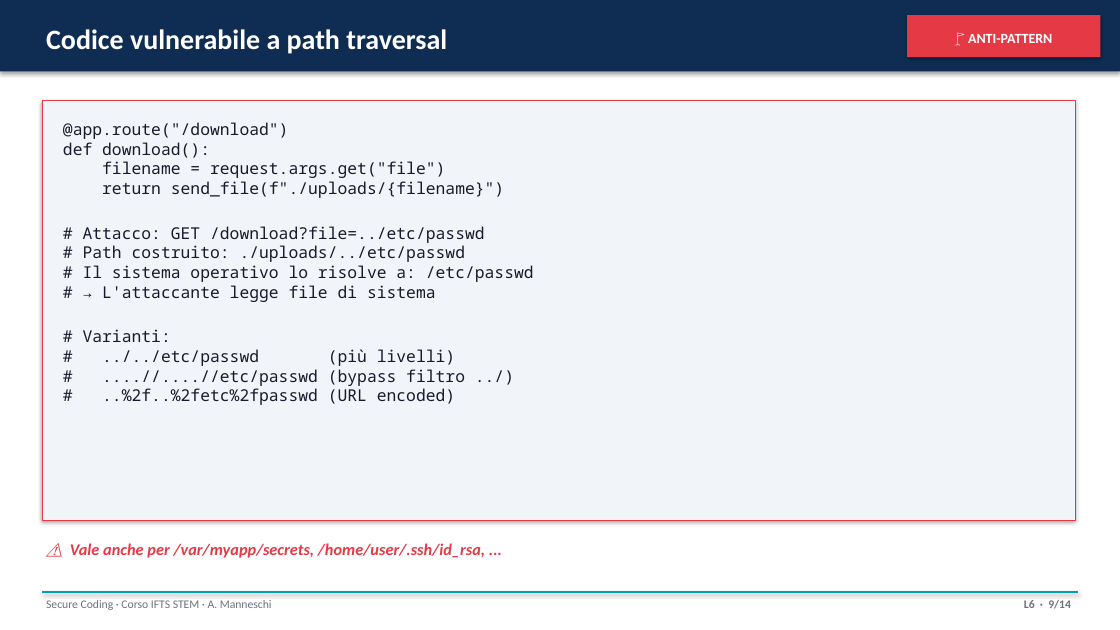
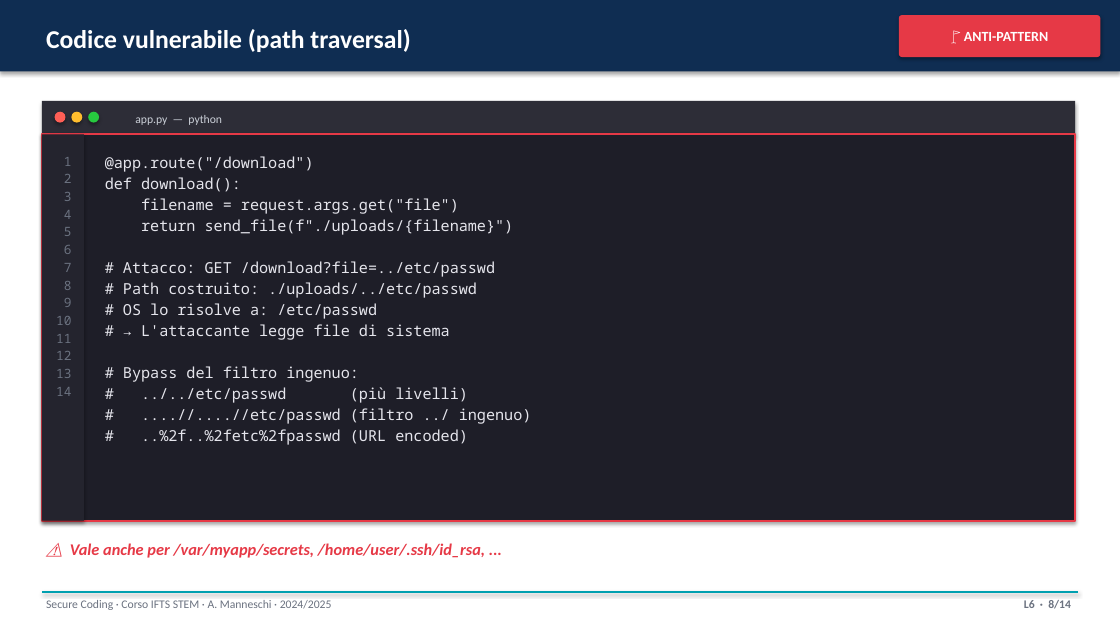
Before and after one commit to ss4i/corso-stem-ifts-secure-coding, a slide deck: slide 8 of slide/L6_validation_supply.pptx (slide 9 before the commit). Drawn at 1120x630 pixels with LibreOffice and Linux fonts; fonts in the diff are those of the drawing. Boxes give left, top, right and bottom in pixels: in the first picture for what was removed or moved away, otherwise in the second. Text is boxed around its words. In the diff, an @@ line names an element or a change of style, - is before the commit and + after.

```diff
--- a/slide/L6_validation_supply.pptx
+++ b/slide/L6_validation_supply.pptx
@@ text at <box>46,29,410,52</box>: text changed; size 24 to 22 pt @@
-Codice vulnerabile a path traversal
+Codice vulnerabile (path traversal)
@@ text "🚩 ANTI-PATTERN": place and size @@
-text "🚩 ANTI-PATTERN" at <box>968,34,1052,43</box>
+text "🚩 ANTI-PATTERN" at <box>964,32,1048,41</box>
@@ rounded rectangle: place and size @@
-rounded rectangle at <box>907,15,1101,57</box>
+rounded rectangle at <box>899,15,1101,57</box>
@@ rounded rectangle at <box>899,15,1101,57</box>: rectangle to rounded rectangle @@
@@ rectangle added at <box>42,101,1075,134</box>, fill #2D2D37 @@
@@ ellipse added at <box>55,112,66,123</box>, fill #FF5F56 @@
@@ ellipse added at <box>71,112,82,123</box>, fill #FFBD2E @@
@@ ellipse added at <box>88,112,99,123</box>, fill #27C93F @@
@@ text added at <box>135,115,222,125</box>, 10 pt, text #CBD0D8 @@
+app.py — python
@@ rectangle: place and size @@
-rectangle at <box>42,101,1075,521</box>
+rectangle at <box>42,134,1075,521</box>
@@ rectangle at <box>42,134,1075,521</box>: fill #F1F4F8 to #1E1E28; outline #E63946 0.75 pt to #E63946 1.5 pt @@
@@ rectangle added at <box>42,134,84,521</box>, fill #24242E @@
@@ text "@app.route("/download")": place and size @@
-text "@app.route("/download")" at <box>63,122,534,405</box>
+text "@app.route("/download")" at <box>105,156,532,445</box>
@@ text added at <box>56,157,72,396</box>, 11 pt, text #6B7280 @@
+1
+2
+3
+4
+5
+6
+7
+8
+9
+10
+11
+12
+13
+14
@@ text at <box>105,156,514,445</box>: size 14 to 13 pt, text colour #1A1A2E to #E5E5EC in "@app.route("/download")", "def download():", "filename = request.args.get("file")", "return send_file(f"./uploads/{filename}")" and 5 more places; line spacing 1 to 1.15 @@
@@ text at <box>123,303,377,319</box>: text changed; size 14 to 13 pt; text colour #1A1A2E to #E5E5EC @@
-# Il sistema operativo lo risolve a: /etc/passwd
+# OS lo risolve a: /etc/passwd
@@ text at <box>123,366,359,382</box>: text changed; size 14 to 13 pt; text colour #1A1A2E to #E5E5EC @@
-# Varianti:
+# Bypass del filtro ingenuo:
@@ text at <box>141,408,532,424</box>: text changed; size 14 to 13 pt; text colour #1A1A2E to #E5E5EC @@
-# ....//....//etc/passwd (bypass filtro ../)
+# ....//....//etc/passwd (filtro ../ ingenuo)
@@ text at <box>46,600,332,610</box>: text changed @@
-Secure Coding · Corso IFTS STEM · A. Manneschi
+Secure Coding · Corso IFTS STEM · A. Manneschi · 2024/2025
```
Also in this commit, not shown: 11 other slides changed, 2 slides added, 2 slides removed, 26 other files.
